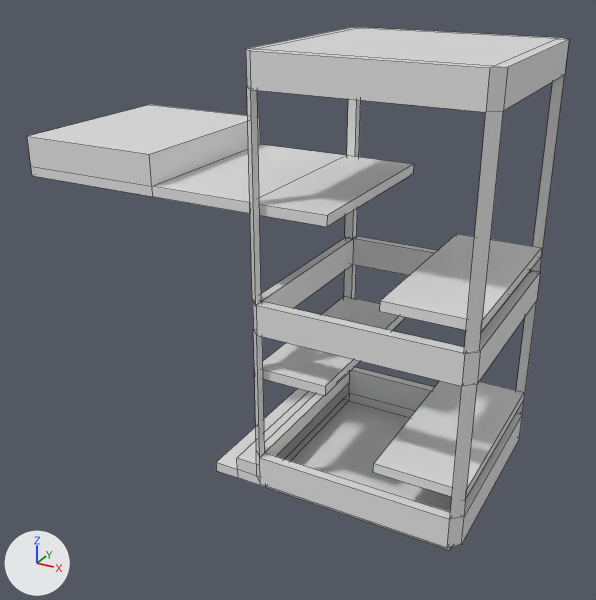
An edit to the Blender file serverside/baseline/ext/models/building2.blend, drawn before and after from the same camera.
Before and after are seen from a 50 mm lens placed at (2.9, -7.04, 3.48), pointed at (-0.81, -0.31, 0.11). The axes (+X, +Y, +Z) are drawn at lower left. The lights are the same throughout. Mesh edges are drawn as thin lines.

In view in the first picture: 'building4'.
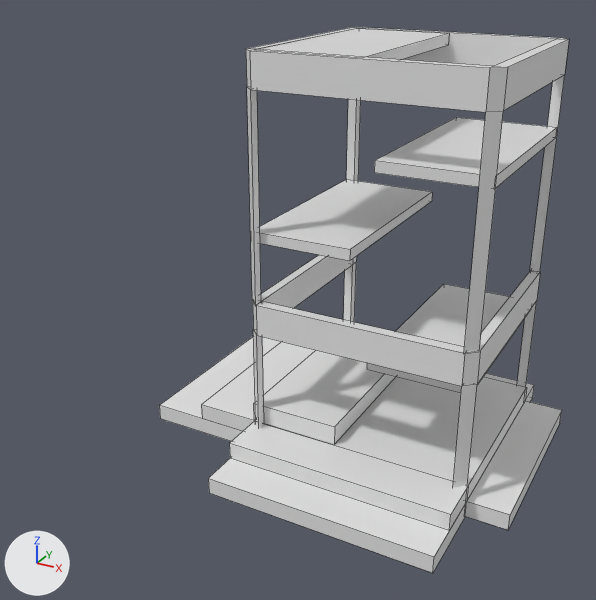
Pixel boxes [x1, y1, x2, y2] of what changed, in the pictures (596 x 600 px):
'building4', reshaped (24% narrower): before [27, 27, 569, 550]; after [159, 27, 569, 573]
part 1 of me_cube_003, added: after [374, 117, 557, 188]
part 2 of me_cube_003, added: after [254, 350, 396, 444]
part 3 of me_cube_003, added: after [367, 284, 531, 393]
part 4 of me_cube_003, added: after [260, 179, 432, 260]
part 5 of me_cube_003, added: after [260, 29, 450, 60]
part 6 of me_cube_003, added: after [159, 336, 562, 573]
part 7 of me_cube_003, deleted: before [27, 105, 414, 227]
part 8 of me_cube_003, deleted: before [380, 234, 542, 332]
part 9 of me_cube_003, deleted: before [263, 296, 405, 396]
part 10 of me_cube_003, cut back: before [216, 28, 556, 550]; after [256, 28, 359, 50]

Patch to the scene script:
```diff
--- a/serverside/baseline/ext/models/building2.blend.py
+++ b/serverside/baseline/ext/models/building2.blend.py
@@ me_cube_003 @@
 # used by ob_building4; location = (0.0, 0.0, 0.0)
-me_cube_003.from_pydata(...)  # 144 vertices, 189 faces; spans x -3.59..1.29, y -1.1..1.1, z -1.74..2.63
+me_cube_003.from_pydata(...)  # 148 vertices, 160 faces; spans x -2.14..1.69, y -1.83..1.4, z -1.32..2.63
+# me_cube_003 part 1: a new loose piece, a box spanning x 0.28..1.27, y -1.0..1.0, z 1.73..1.83, in mat_material (white #e7e7e7)
+# me_cube_003 part 2: a new loose piece, a box spanning x -0.93..-0.03, y -1.0..1.0, z -0.97..-0.77, in mat_material (white #e7e7e7)
+# me_cube_003 part 3: a new loose piece, a box spanning x 0.28..1.24, y -1.0..1.0, z -0.07..0.03, in mat_material (white #e7e7e7)
+# me_cube_003 part 4: a new loose piece, a box spanning x -0.91..0.08, y -1.0..1.0, z 0.94..1.04, in mat_material (white #e7e7e7)
+# me_cube_003 part 5: a new loose piece, a box spanning x -0.85..0.15, y -1.0..1.0, z 2.53..2.63, in mat_material (white #e7e7e7)
+# me_cube_003 part 6: a new loose piece of 36 vertices spanning x -2.14..1.69, y -1.83..1.4, z -1.31..-0.97, in mat_material (white #e7e7e7)
+# me_cube_003 part 7: the loose piece of 20 vertices spanning x -3.59..-0.15, y -1.0..1.0, z 1.2..1.62 is deleted
+# me_cube_003 part 8: the loose piece of 8 vertices spanning x 0.38..1.27, y -1.0..1.0, z 0.52..0.62 is deleted
+# me_cube_003 part 9: the loose piece of 8 vertices spanning x -0.91..-0.14, y -1.0..1.0, z -0.46..-0.36 is deleted
+# me_cube_003 part 10
+# 36 vertices are removed from x -1.42..1.29, y -1.1..1.1, z -1.74..-1.04
+# 68 faces are deleted
+# 5 new faces join them
 me_cube_003.materials.append(mat_material)
```
